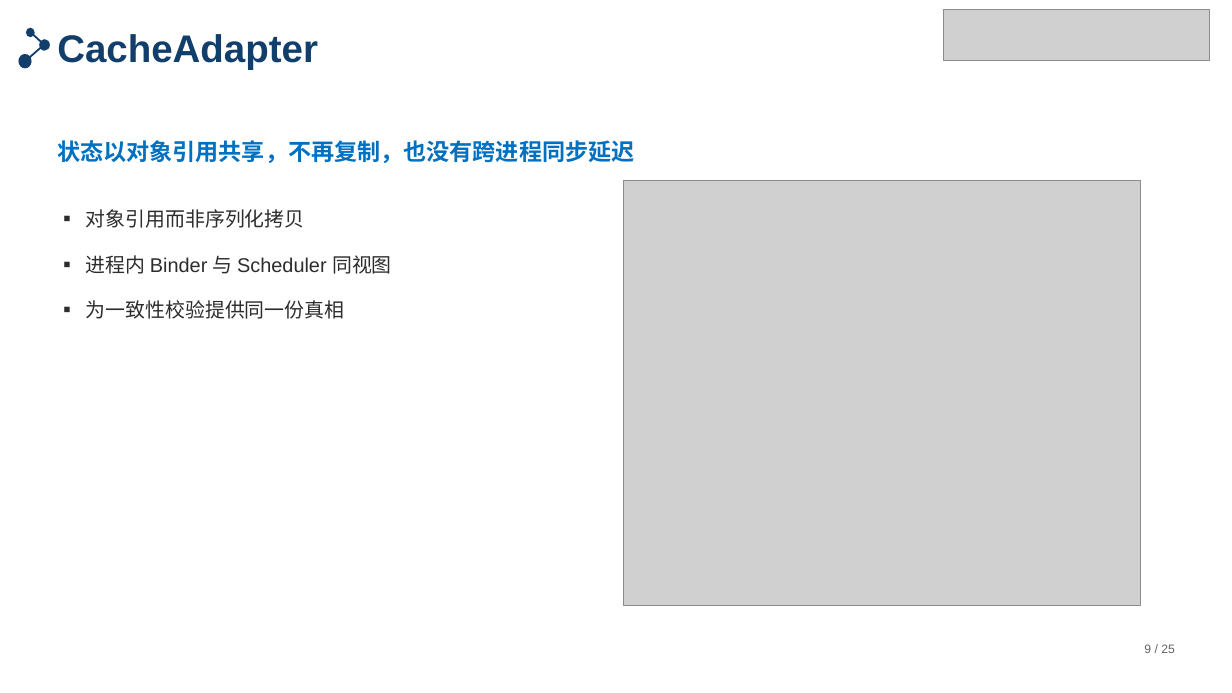
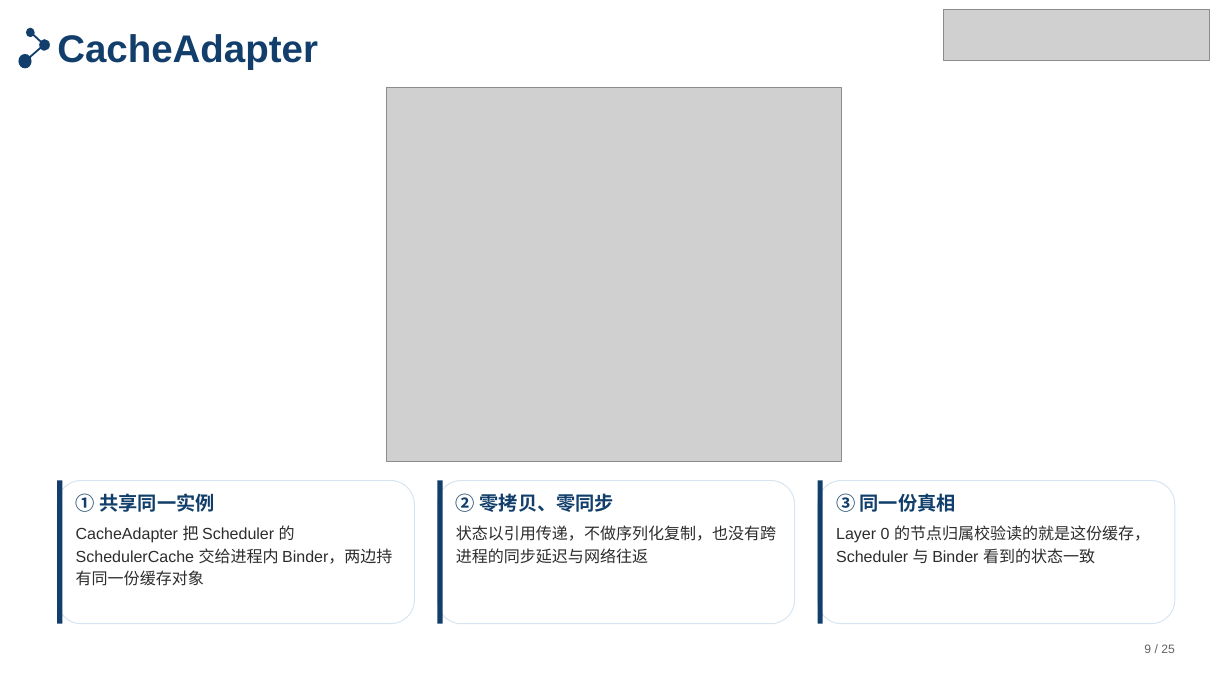
Before and after one commit to tengfei86/godel-scheduler, a slide deck: slide 9 of docs/thesis/defense/答辩PPT-北航模板版.pptx. Drawn at 1232x693 pixels with LibreOffice and Linux fonts; fonts in the diff are those of the drawing; grey boxes stand for pictures. Boxes give left, top, right and bottom in pixels: in the first picture for what was removed or moved away, otherwise in the second. Text is boxed around its words. In the diff, an @@ line names an element or a change of style, - is before the commit and + after.

```diff
--- a/docs/thesis/defense/答辩PPT-北航模板版.pptx
+++ b/docs/thesis/defense/答辩PPT-北航模板版.pptx
@@ picture: place and size @@
-picture at (623, 180, 1140, 605)
+picture at (387, 88, 842, 462)
@@ text removed at (86, 209, 392, 319) @@
-▪ 对象引用而非序列化拷贝
-▪ 进程内 Binder 与 Scheduler 同视图
-▪ 为一致性校验提供同一份真相
@@ rounded rectangle added at (57, 480, 415, 623), fill #FFFFFF, outline #D6E3F0 0.75 pt @@
@@ rectangle added at (57, 480, 63, 623), fill #113E6A @@
@@ text added at (76, 493, 392, 586), 12.5 pt, text #2E2C2C @@
+① 共享同一实例
+CacheAdapter 把 Scheduler 的 SchedulerCache 交给进程内 Binder，两边持有同一份缓存对象
@@ rounded rectangle added at (438, 480, 795, 623), fill #FFFFFF, outline #D6E3F0 0.75 pt @@
@@ rectangle added at (438, 480, 443, 623), fill #113E6A @@
@@ text at (456, 493, 776, 564): text changed; size 18 to 12.5 pt; text colour #0070C0 to #2E2C2C; bold off @@
-状态以对象引用共享，不再复制，也没有跨进程同步延迟
+② 零拷贝、零同步
+状态以引用传递，不做序列化复制，也没有跨进程的同步延迟与网络往返
@@ text "② 零拷贝、零同步" at (456, 493, 776, 564): vertical alignment middle to top @@
@@ rounded rectangle added at (817, 480, 1175, 623), fill #FFFFFF, outline #D6E3F0 0.75 pt @@
@@ rectangle added at (817, 480, 823, 623), fill #113E6A @@
@@ text added at (836, 493, 1150, 564), 12.5 pt, text #2E2C2C @@
+③ 同一份真相
+Layer 0 的节点归属校验读的就是这份缓存，Scheduler 与 Binder 看到的状态一致
```
Also in this commit, not shown: 3 other files.
